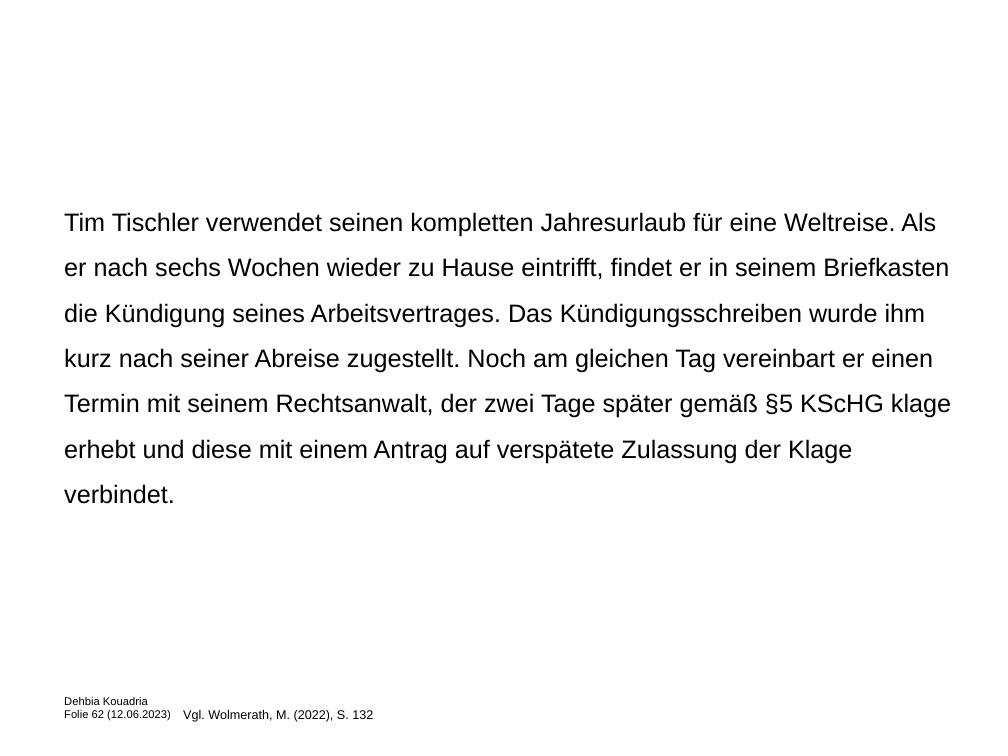
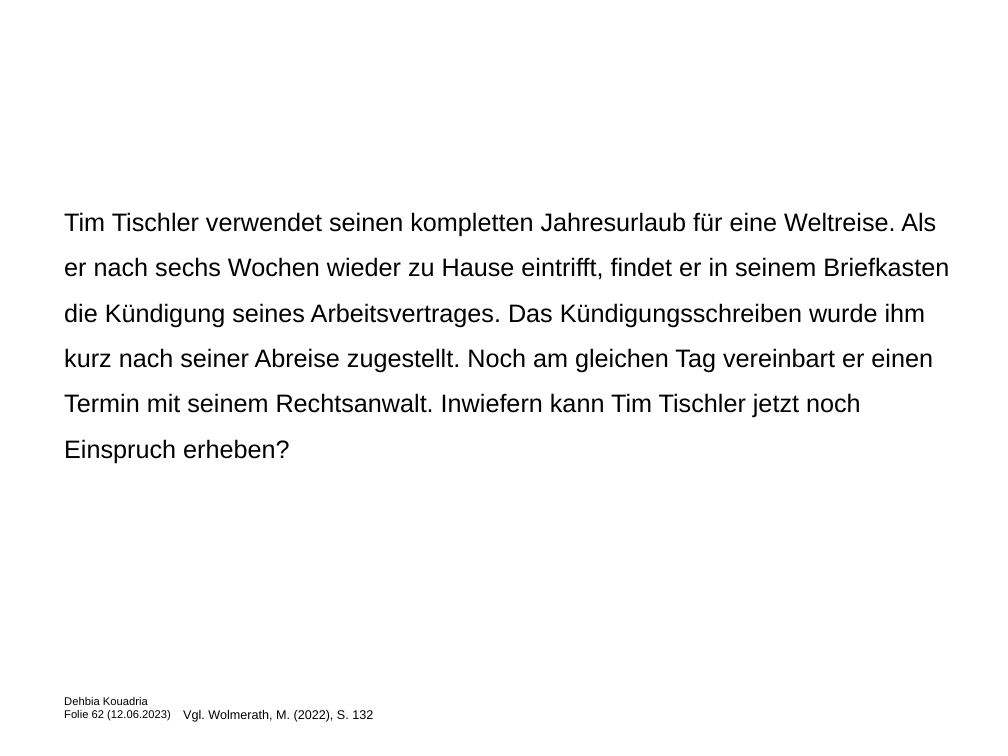
Before and after one commit to Debkou/Weorkshop, a slide deck: slide 62 of folien_dehbia.pptx. Drawn at 1008x756 pixels with LibreOffice and Linux fonts; fonts in the diff are those of the drawing; background and template pictures are left out. Boxes give left, top, right and bottom in pixels: in the first picture for what was removed or moved away, otherwise in the second. Text is boxed around its words. In the diff, an @@ line names an element or a change of style, - is before the commit and + after.

```diff
--- a/folien_dehbia.pptx
+++ b/folien_dehbia.pptx
@@ text at (x1=64, y1=212, x2=949, y2=463): text changed @@
-Tim Tischler verwendet seinen kompletten Jahresurlaub für eine Weltreise. Als er nach sechs Wochen wieder zu Hause eintrifft, findet er in seinem Briefkasten die Kündigung seines Arbeitsvertrages. Das Kündigungsschreiben wurde ihm kurz nach seiner Abreise zugestellt. Noch am gleichen Tag vereinbart er einen Termin mit seinem Rechtsanwalt, der zwei Tage später gemäß §5 KScHG klage erhebt und diese mit einem Antrag auf verspätete Zulassung der Klage verbindet.
+Tim Tischler verwendet seinen kompletten Jahresurlaub für eine Weltreise. Als er nach sechs Wochen wieder zu Hause eintrifft, findet er in seinem Briefkasten die Kündigung seines Arbeitsvertrages. Das Kündigungsschreiben wurde ihm kurz nach seiner Abreise zugestellt. Noch am gleichen Tag vereinbart er einen Termin mit seinem Rechtsanwalt. Inwiefern kann Tim Tischler jetzt noch Einspruch erheben?
```
Also in this commit, not shown: 1 other slide changed, 1 other file.
